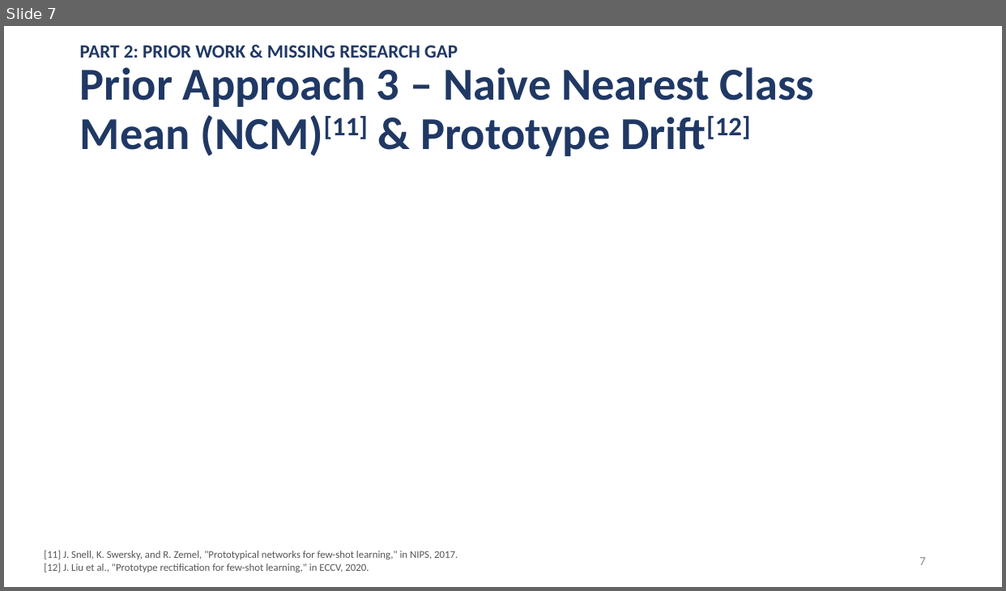
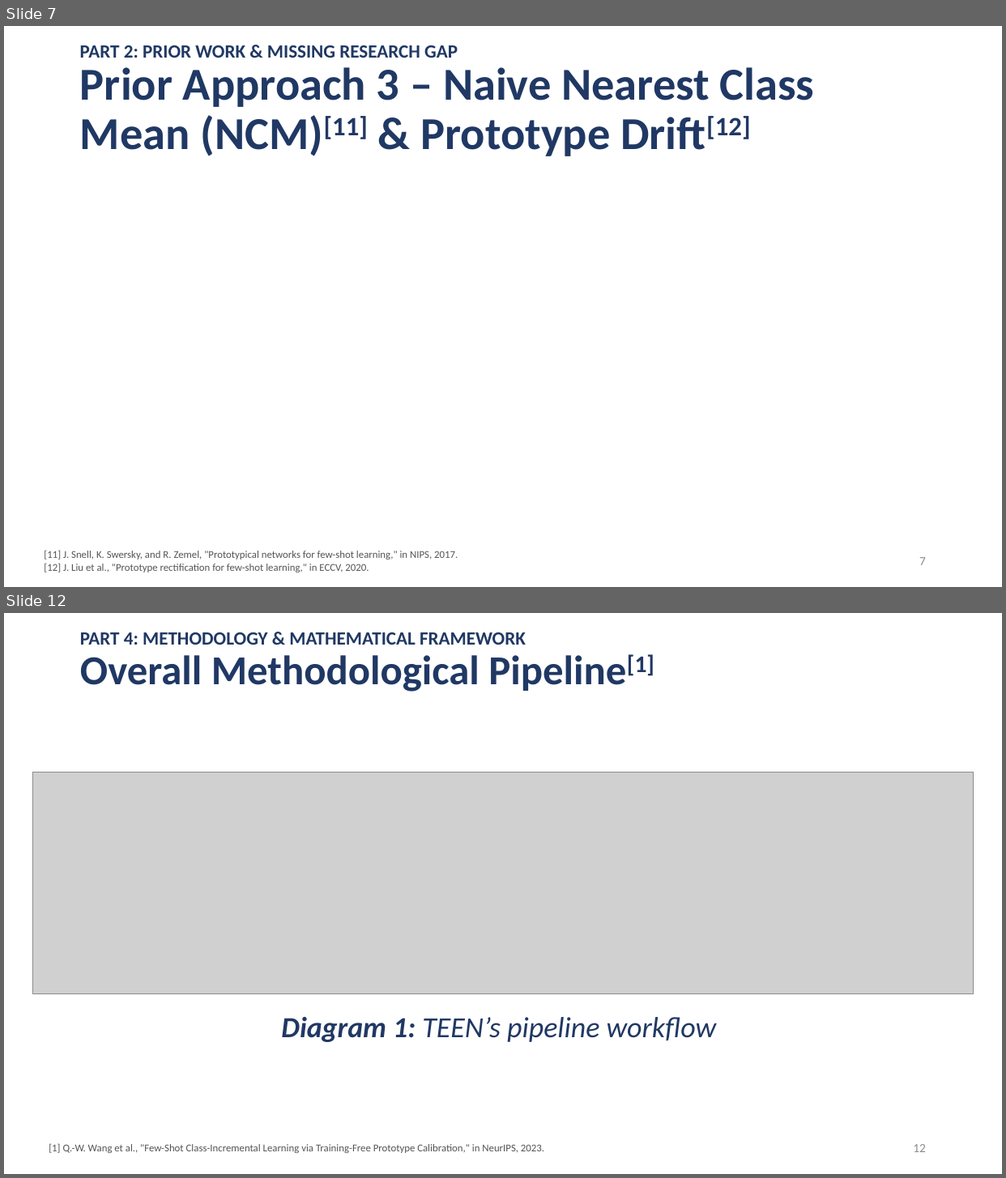
Before and after one commit to famevease/Intro2ML_Adopt-ML-paper, a slide deck: slides/presentation_v1.pptx. Shown one above the other, each under a label of ours: slide 7 before the commit, slides 7 and 12 after it; the slides between them are not shown. The pictures are 1006x591 and 1006x1178 pixels, drawn with LibreOffice and Linux fonts; fonts in the diff are those of the drawing; grey boxes stand for pictures. Boxes give left, top, right and bottom in pixels: in the first picture for what was removed or moved away, otherwise in the second. Text is boxed around its words. In the diff, an @@ line names an element or a change of style, - is before the commit and + after.

Commit message:
feat: add slide 11-13 and refine pipeline diagram

```diff
--- a/slides/presentation_v1.pptx
+++ b/slides/presentation_v1.pptx
@@ slide 12 added at bbox=[4, 613, 1002, 1174], background #FFFFFF @@
@@ text added at bbox=[80, 632, 526, 645], 18 pt, text #203864, bold @@
+PART 4: METHODOLOGY & MATHEMATICAL FRAMEWORK
@@ title added at bbox=[80, 654, 654, 692], 39.6 pt, text #203864, bold @@
+Overall Methodological Pipeline[1]
@@ picture added at bbox=[33, 773, 974, 994] @@
@@ text added at bbox=[281, 1017, 717, 1042], 28 pt, text #203864, italic @@
+Diagram 1: TEEN’s pipeline workflow
@@ text added at bbox=[49, 1144, 544, 1153], 10 pt, text #555555 @@
+[1] Q.-W. Wang et al., "Few-Shot Class-Incremental Learning via Training-Free Prototype Calibration," in NeurIPS, 2023.
@@ page number added at bbox=[913, 1144, 926, 1152], 12 pt, text #8C8C8C @@
+12
```
Also in this commit, not shown: 3 slides changed, 3 other slides added, 4 other files.
